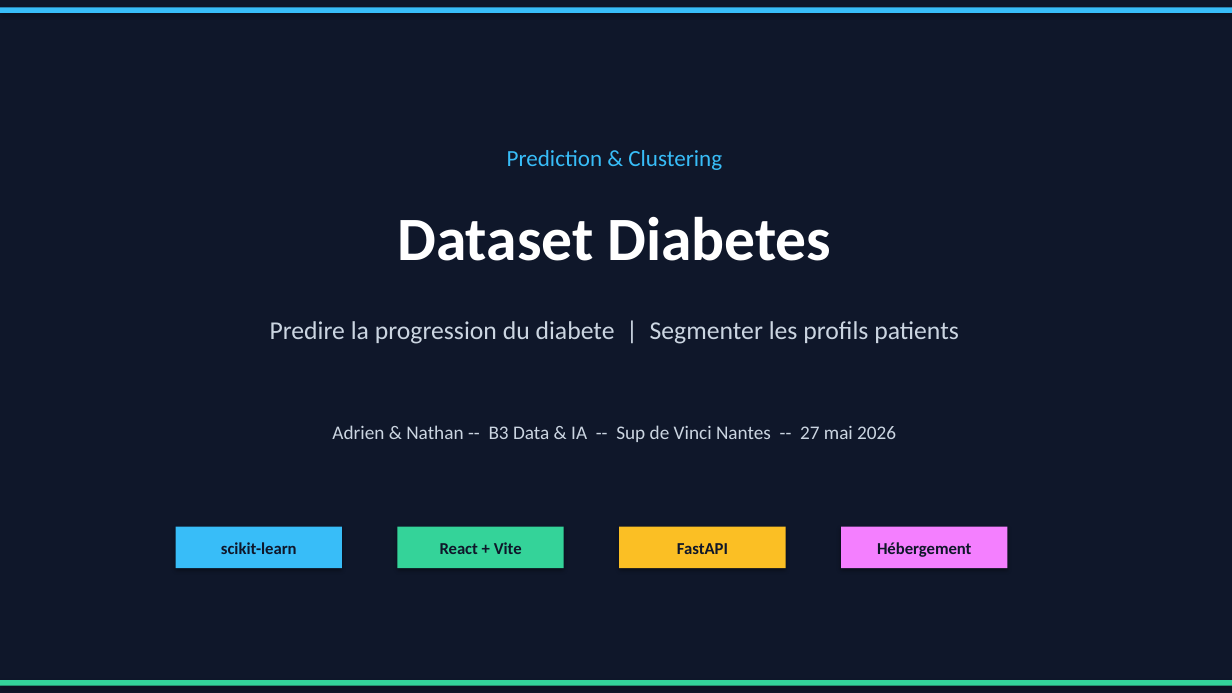
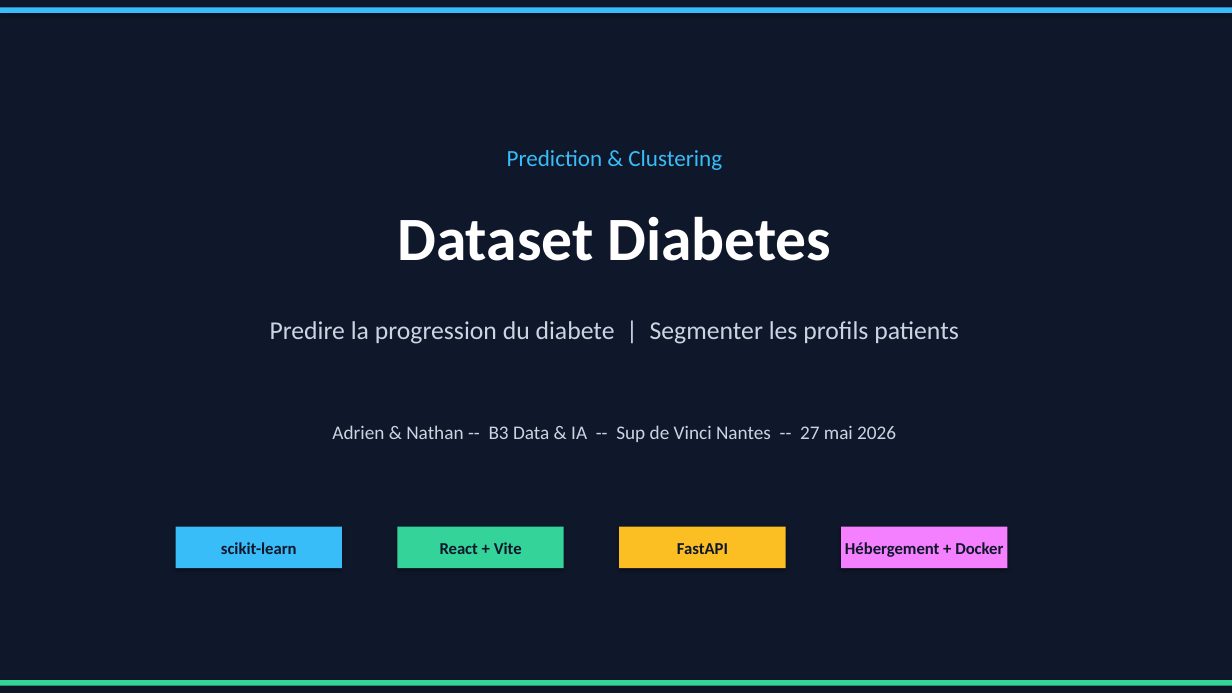
Before and after one commit to driri85/data-ia-claude, a slide deck: slide 1 of soutenance-b3-data-ia.pptx. Drawn at 1232x693 pixels with LibreOffice and Linux fonts; fonts in the diff are those of the drawing. Boxes give left, top, right and bottom in pixels: in the first picture for what was removed or moved away, otherwise in the second. Text is boxed around its words. In the diff, an @@ line names an element or a change of style, - is before the commit and + after.

```diff
--- a/soutenance-b3-data-ia.pptx
+++ b/soutenance-b3-data-ia.pptx
@@ text in rectangle at bbox=[845, 542, 1003, 557]: text changed @@
-Hébergement
+Hébergement + Docker
```
Also in this commit, not shown: 5 other slides changed.
